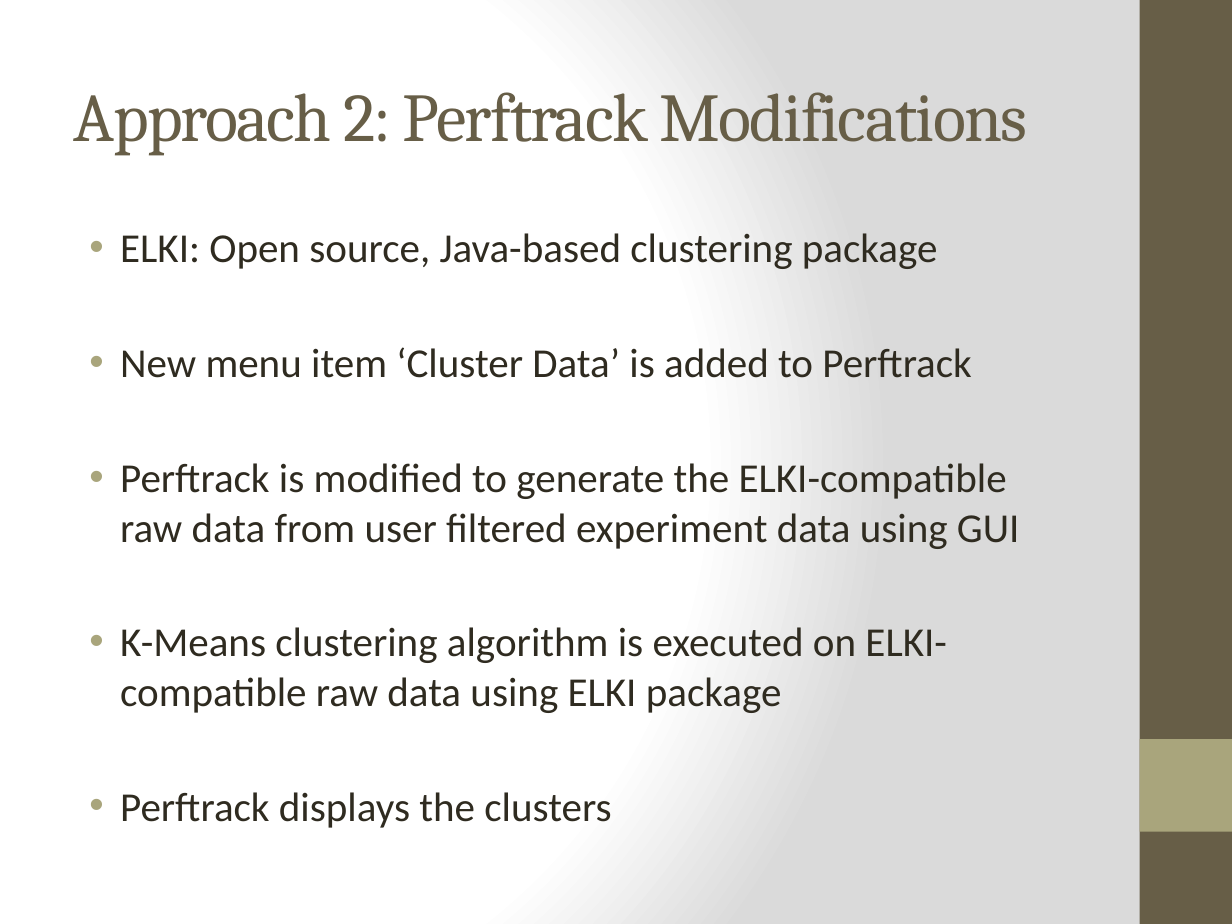
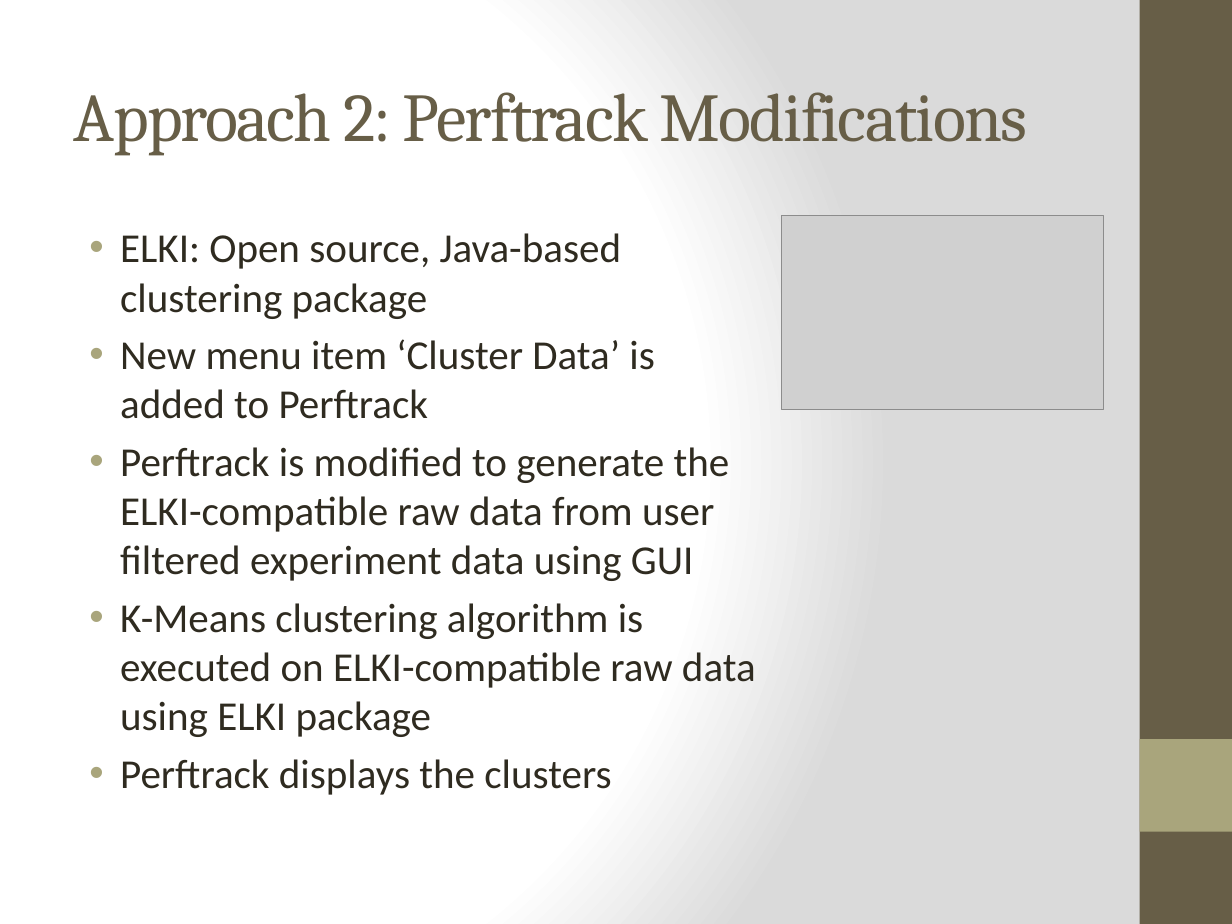
Before and after one commit to hemakumar/Data-Analysis_Group4c, a slide deck: slide 11 of paper/Integrated Data Center Power and Cooling Analysis.pptx. Drawn at 1232x924 pixels with LibreOffice and Linux fonts; fonts in the diff are those of the drawing; grey boxes stand for pictures. Boxes give left, top, right and bottom in pixels: in the first picture for what was removed or moved away, otherwise in the second. Text is boxed around its words. In the diff, an @@ line names an element or a change of style, - is before the commit and + after.

Commit message:
Added the perftrack GUI screenshot showing 'Cluster Data' option.

```diff
--- a/paper/Integrated Data Center Power and Cooling Analysis.pptx
+++ b/paper/Integrated Data Center Power and Cooling Analysis.pptx
@@ text "ELKI: Open source, Java-based clustering ..." rewrapped from bbox=[120, 233, 1020, 828] to bbox=[120, 233, 756, 795] @@
@@ picture added at bbox=[781, 216, 1103, 409] @@
```
